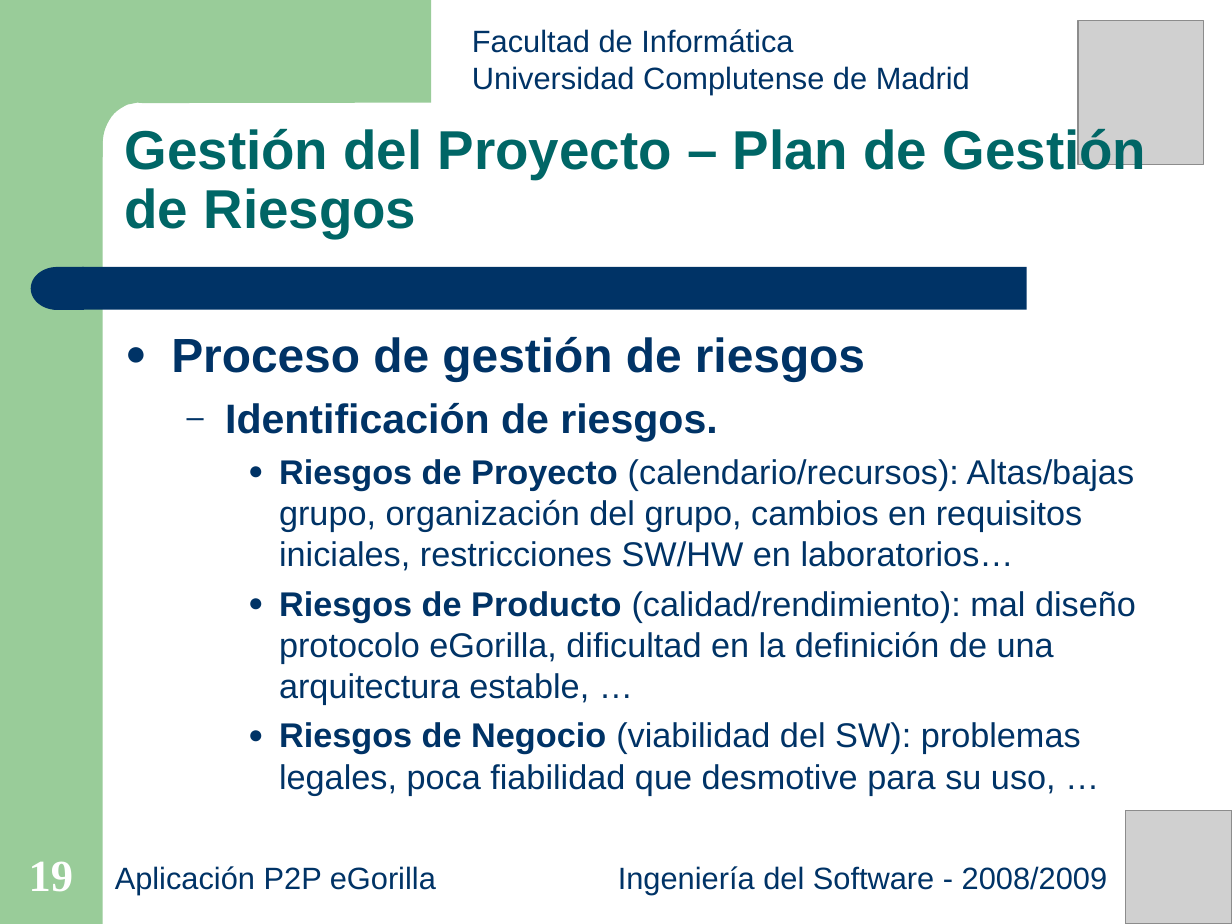
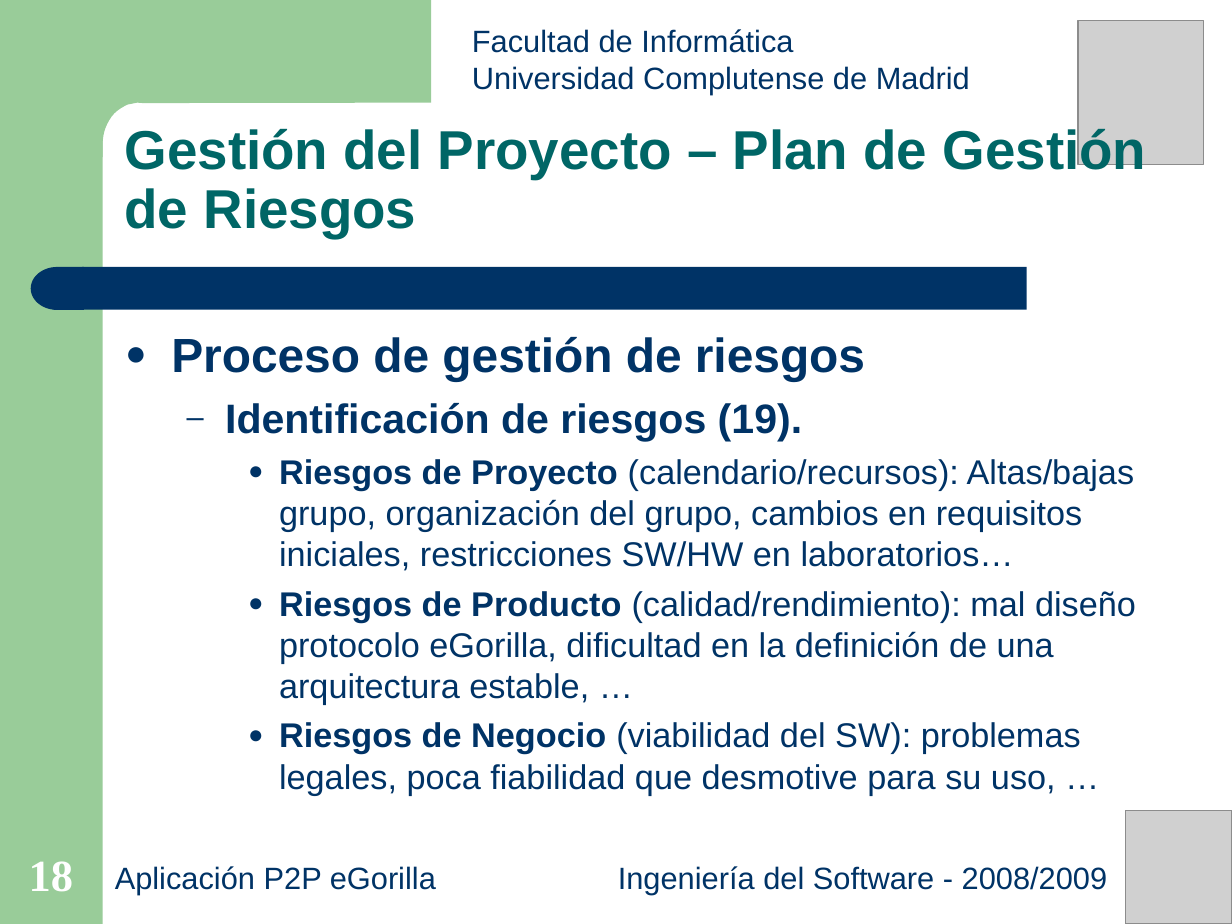
Before and after one commit to salcedonia/egorilla-software-engineering-2008-2009, a slide deck: slide 18 of doc/presentaciones/Presentacion_27-05-2009.ppt (slide 19 before the commit). Drawn at 1232x924 pixels with LibreOffice and Linux fonts; fonts in the diff are those of the drawing; grey boxes stand for pictures. Boxes give left, top, right and bottom in pixels: in the first picture for what was removed or moved away, otherwise in the second. Text is boxed around its words. In the diff, an @@ line names an element or a change of style, - is before the commit and + after.

```diff
--- a/doc/presentaciones/Presentacion_27-05-2009.ppt
+++ b/doc/presentaciones/Presentacion_27-05-2009.ppt
@@ text at [225,403,802,441]: text changed @@
-  – Identificación de riesgos.
+  – Identificación de riesgos (19).
@@ page number at [29,861,73,892]: text changed @@
-19
+18
```
Also in this commit, not shown: 2 other slides changed, 1 slide removed.
